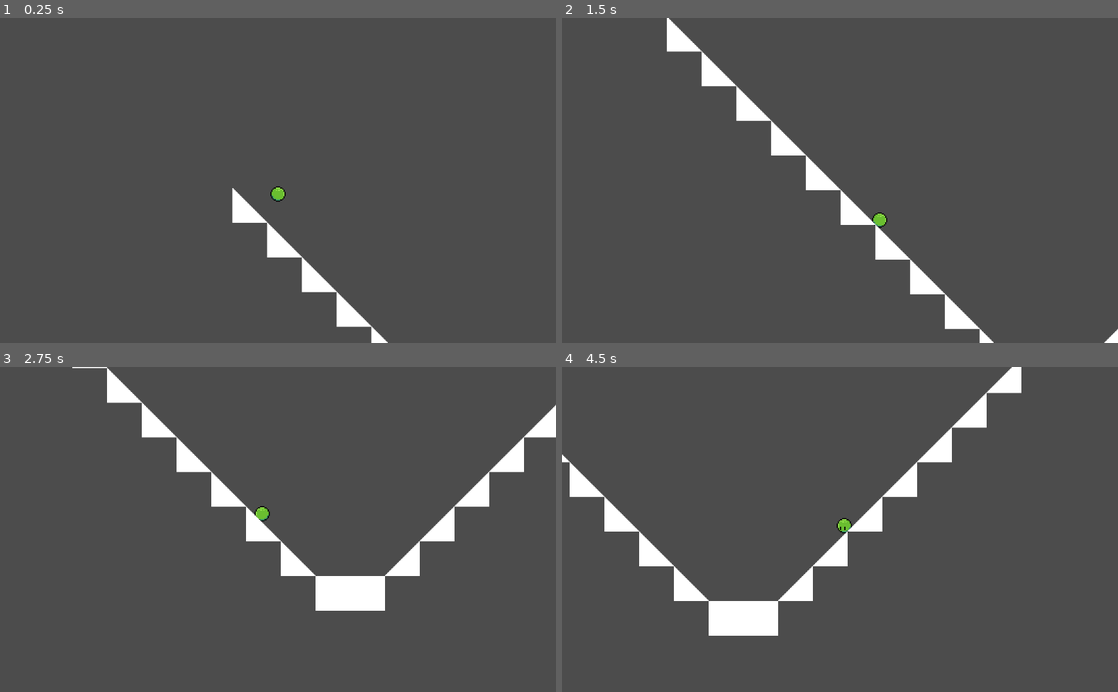
Above: before the commit, frames 1-4 (two rows, left to right).
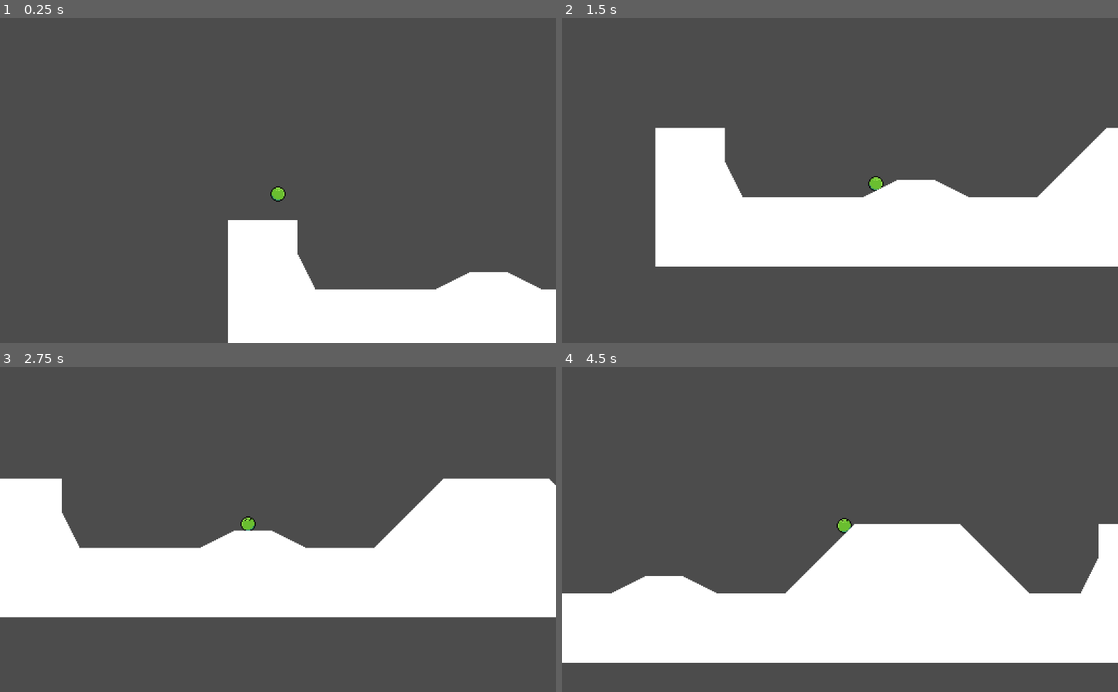
Above: after the commit, the same moments.

Repository: OrigamiDev-Pete/Godot-Wild-Jam-20
Game: Godot game, scene res://Scenes/Game.tscn
Same seed, same stepped clock (60 frames per second), same inputs: the game is played once before the commit and once after it.
Inputs:
- Up to frame 1 (0.25 s): no input
- Up to frame 2 (1.5 s): hold Right (ui_right) from 0.53 s (still down)
- Up to frame 3 (2.75 s): release Right (ui_right) at 2.03 s; hold Left (ui_left) from 2.03 s (still down)
- Up to frame 4 (4.5 s): release Left (ui_left) at 2.78 s; hold Right (ui_right) 2.78-4.28 s; hold Left (ui_left) from 4.28 s (still down)

The runs differ from the first frame. In frame 1, 13% of the frame differs, in the area x 41-100%, y 52-100%; in frame 2, 25%; in frame 3, 30%, in the area x 0-100%, y 0-78%; in frame 4, 30%.

Commit message:
Changed to Speed_Scale

Diff:
--- a/Godot Wild Jam 20/Scenes/Game.tscn
+++ b/Godot Wild Jam 20/Scenes/Game.tscn
@@ -129,7 +129,7 @@
 [node name="Game" type="Node2D"]
 
 [node name="Player" parent="." instance=ExtResource( 1 )]
-position = Vector2( 169.791, 49.9404 )
+position = Vector2( 142.098, -299.482 )
 
 [node name="TestTiles" type="TileMap" parent="."]
 tile_set = SubResource( 12 )
--- a/Godot Wild Jam 20/Scenes/Player.tscn
+++ b/Godot Wild Jam 20/Scenes/Player.tscn
@@ -582,9 +582,11 @@
 smoothing_enabled = true
 
 [node name="IdleTimer" type="Timer" parent="."]
+process_mode = 0
 one_shot = true
 
 [node name="ResetTimer" type="Timer" parent="."]
+process_mode = 0
 wait_time = 0.5
 one_shot = true
 
--- a/Godot Wild Jam 20/Scripts/Player.gd
+++ b/Godot Wild Jam 20/Scripts/Player.gd
@@ -18,7 +18,6 @@
 	gravity()
 	get_input()
 	motion.y = move_and_slide_with_snap(motion, Vector2(0,50), Vector2.UP, false, 4, deg2rad(46.0)).y
-	reset_animation()
 
 
 func get_input() -> void:
@@ -40,8 +39,10 @@
 	else:
 		motion.x = lerp(motion.x, 0, FRICTION)
 		slope_roll()
+		reset_animation()
 	if is_on_floor():
-		sprite.frames.set_animation_speed("Roll", int(abs(motion.x/ROTATION_FACTOR)))
+#		sprite.frames.set_animation_speed("Roll", int(abs(motion.x/ROTATION_FACTOR)))
+		sprite.speed_scale = abs(motion.x/50)
 
 
 func gravity() -> void:
@@ -64,21 +65,23 @@
 		if slope_angle > 0:
 			if normal.x < 0:
 				motion.x = lerp(motion.x, -10000, 0.001)
-				if !sprite.flip_h:
+				if !sprite.flip_h and sprite.animation != "RollR":
+					var last_frame := sprite.frame
 					sprite.play("RollR")
+					sprite.frame = last_frame - 11
 			elif normal.x > 0:
 				motion.x = lerp(motion.x, 10000, 0.001)
-				if sprite.flip_h:
+				if sprite.flip_h and sprite.animation != "RollR":
 					sprite.play("RollR")
 					sprite.frames.set_animation_speed("RollR", int(abs(motion.x/ROTATION_FACTOR)))
 		if slope_angle == 0:
 			pass
-		sprite.frames.set_animation_speed("RollR", int(abs(motion.x/ROTATION_FACTOR)))
-	print(motion.x)
+#			sprite.play("Roll")
 
 
 func _on_ResetTimer_timeout() -> void:
 	if motion.x < 1 and motion.x > -1:
+		sprite.speed_scale = 1.0
 		sprite.play("Reset", false)
 		IdleTimer.start(1)
 
